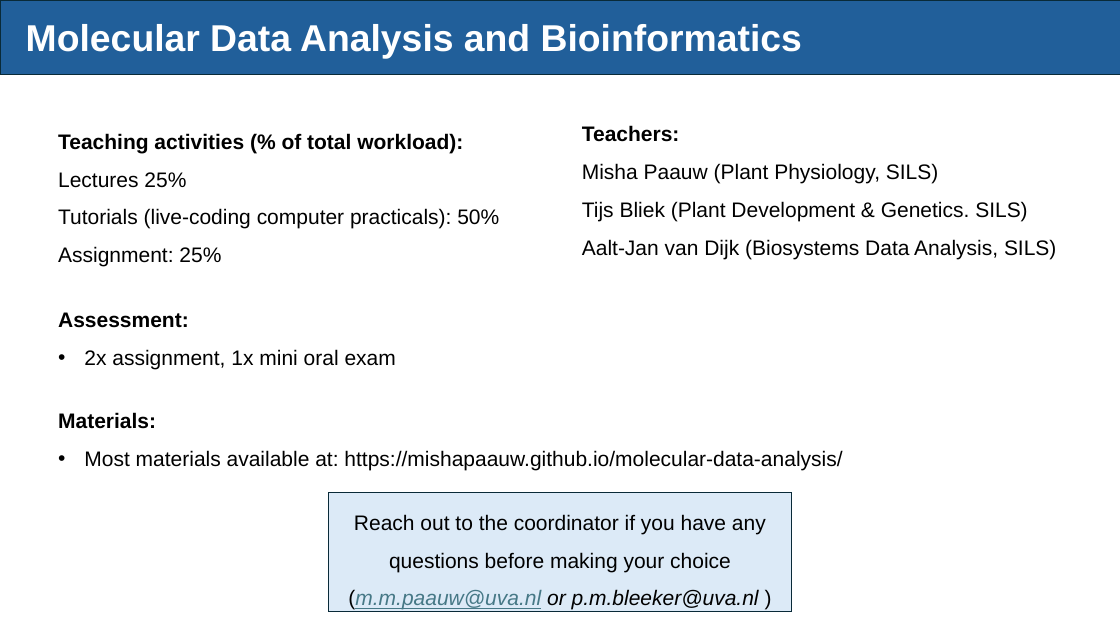
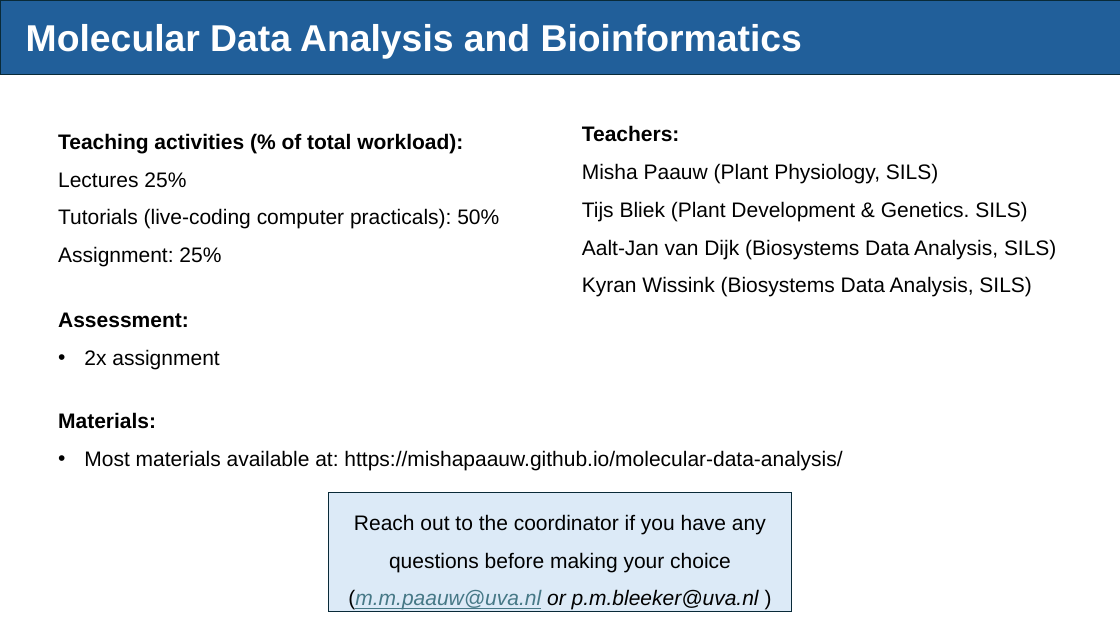
Before and after one commit to mishapaauw/molecular-data-analysis, a slide deck: slide 4 of lectures/QS_pitch_MDA_2026.pptx. Drawn at 1120x630 pixels with LibreOffice and Linux fonts; fonts in the diff are those of the drawing. Boxes give left, top, right and bottom in pixels: in the first picture for what was removed or moved away, otherwise in the second. Text is boxed around its words. In the diff, an @@ line names an element or a change of style, - is before the commit and + after.

```diff
--- a/lectures/QS_pitch_MDA_2026.pptx
+++ b/lectures/QS_pitch_MDA_2026.pptx
@@ text at [582, 276, 1031, 297]: paragraph added @@
+Kyran Wissink (Biosystems Data Analysis, SILS)
@@ text at [84, 349, 219, 369]: text changed @@
-• 2x assignment, 1x mini oral exam
+• 2x assignment
```
Also in this commit, not shown: 2 other slides changed, 1 other file.
